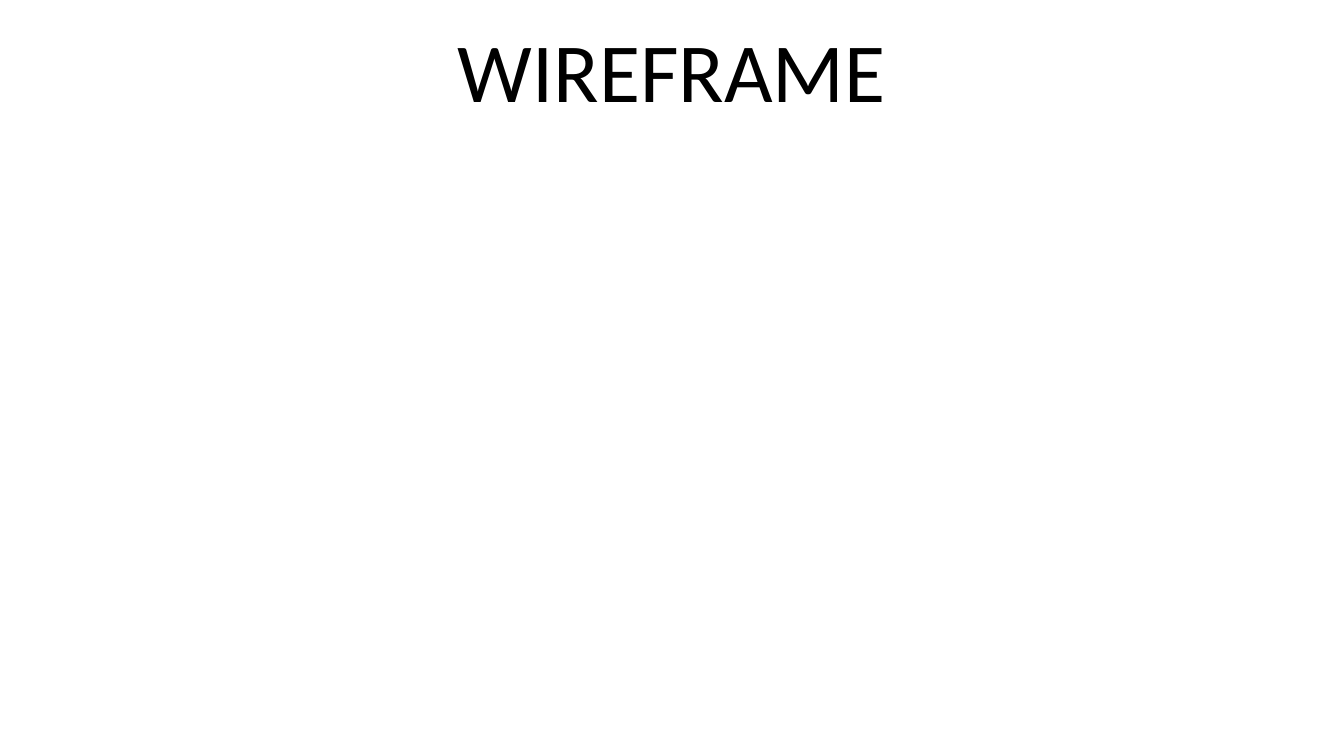
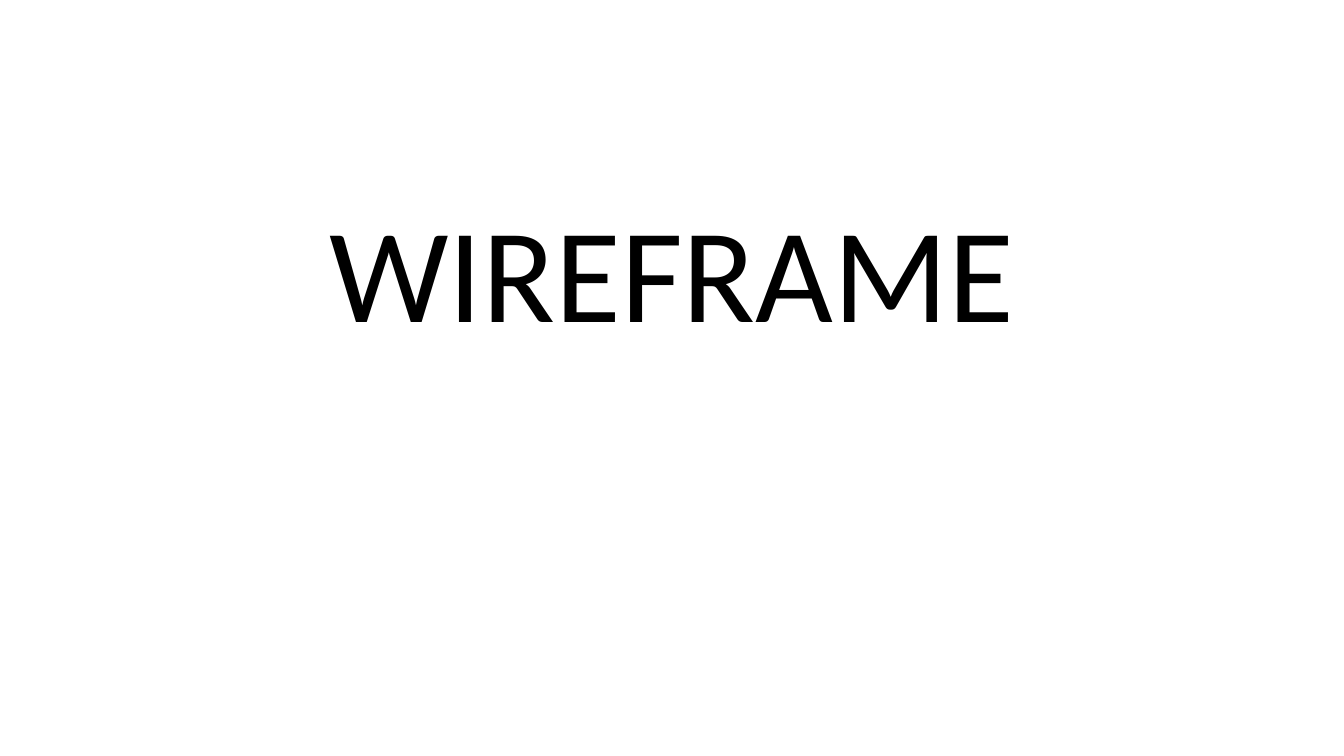
Before and after one commit to abcereno/miniproject1, a slide deck: slide 10 of MINI PROJECT 1 final.pptx. Drawn at 1344x756 pixels with LibreOffice and Linux fonts; fonts in the diff are those of the drawing. Boxes give left, top, right and bottom in pixels: in the first picture for what was removed or moved away, otherwise in the second. Text is boxed around its words. In the diff, an @@ line names an element or a change of style, - is before the commit and + after.

```diff
--- a/MINI PROJECT 1 final.pptx
+++ b/MINI PROJECT 1 final.pptx
@@ text "WIREFRAME": place and size @@
-text "WIREFRAME" at bbox=[458, 48, 886, 102]
+text "WIREFRAME" at bbox=[329, 235, 1013, 322]
@@ text "WIREFRAME" at bbox=[329, 235, 1013, 322]: size 60 to 96 pt; more space between paragraphs; vertical alignment middle to top @@
```
Also in this commit, not shown: 2 other slides changed, 10 slides added, 1 other file.
